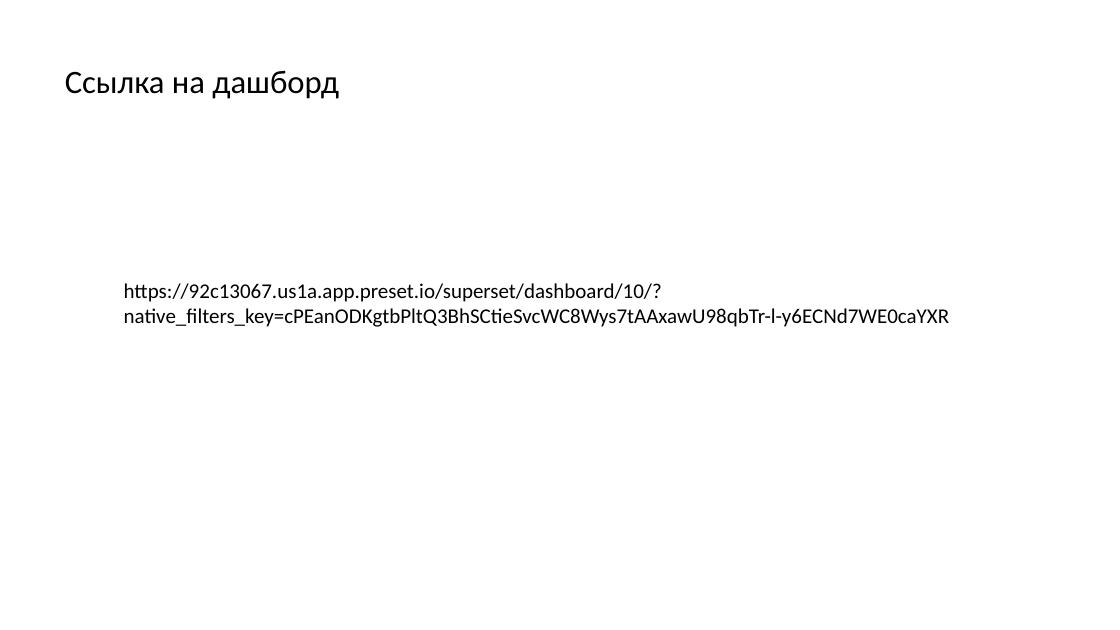
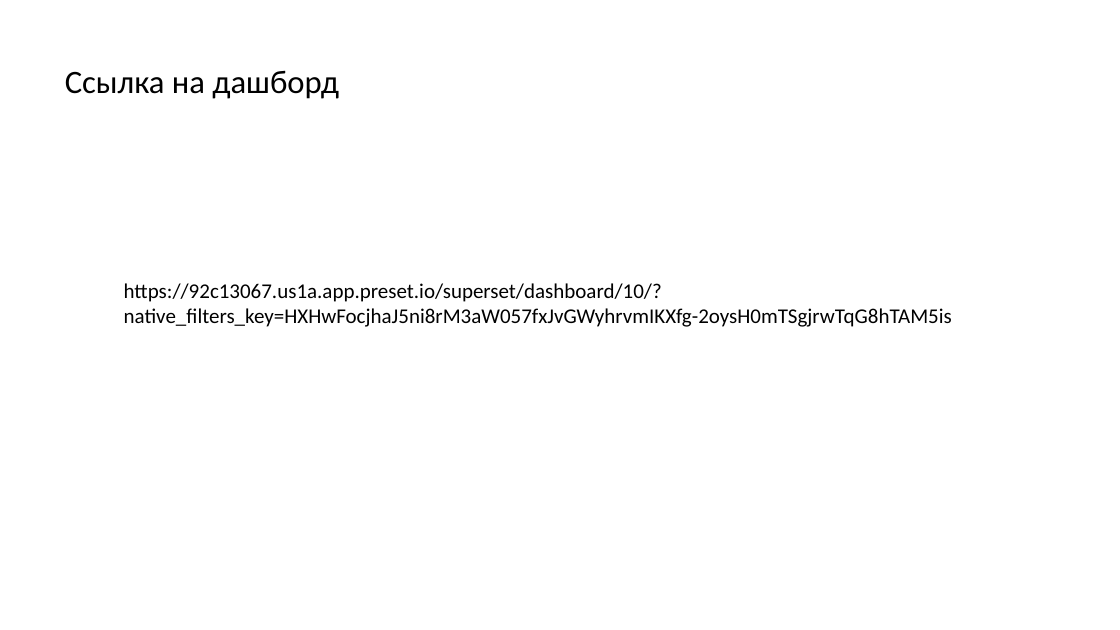
Before and after one commit to IcePenguinDiscoPanda/data-analytics-project-96, a slide deck: slide 8 of presentation.pptx. Drawn at 1120x630 pixels with LibreOffice and Linux fonts; fonts in the diff are those of the drawing. Boxes give left, top, right and bottom in pixels: in the first picture for what was removed or moved away, otherwise in the second. Text is boxed around its words. In the diff, an @@ line names an element or a change of style, - is before the commit and + after.

```diff
--- a/presentation.pptx
+++ b/presentation.pptx
@@ text at (124,283,952,327): text changed @@
-https://92c13067.us1a.app.preset.io/superset/dashboard/10/?native_filters_key=cPEanODKgtbPltQ3BhSCtieSvcWC8Wys7tAAxawU98qbTr-l-y6ECNd7WE0caYXR
+https://92c13067.us1a.app.preset.io/superset/dashboard/10/?native_filters_key=HXHwFocjhaJ5ni8rM3aW057fxJvGWyhrvmIKXfg-2oysH0mTSgjrwTqG8hTAM5is
```
Also in this commit, not shown: 1 other file.
